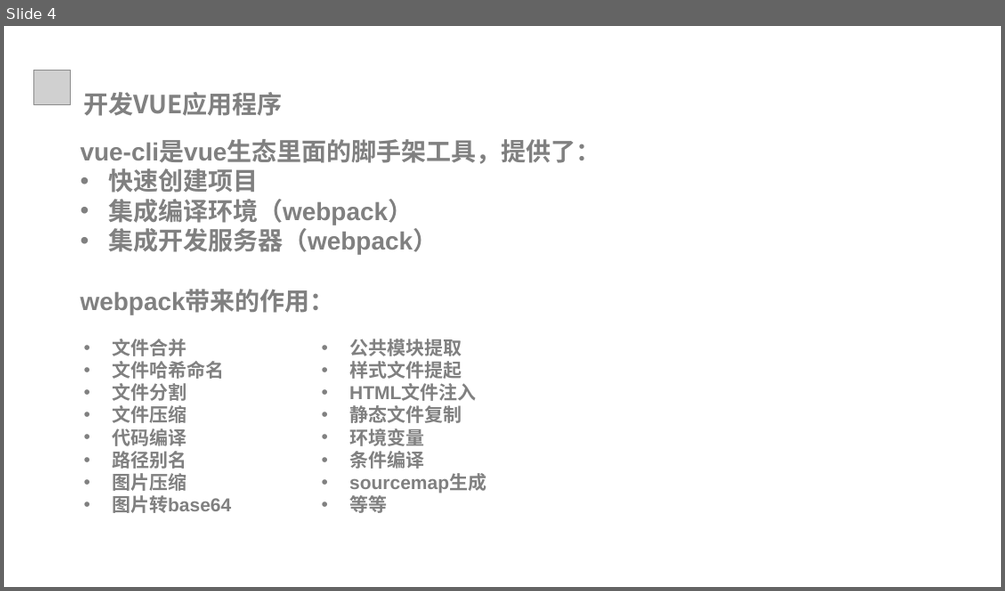
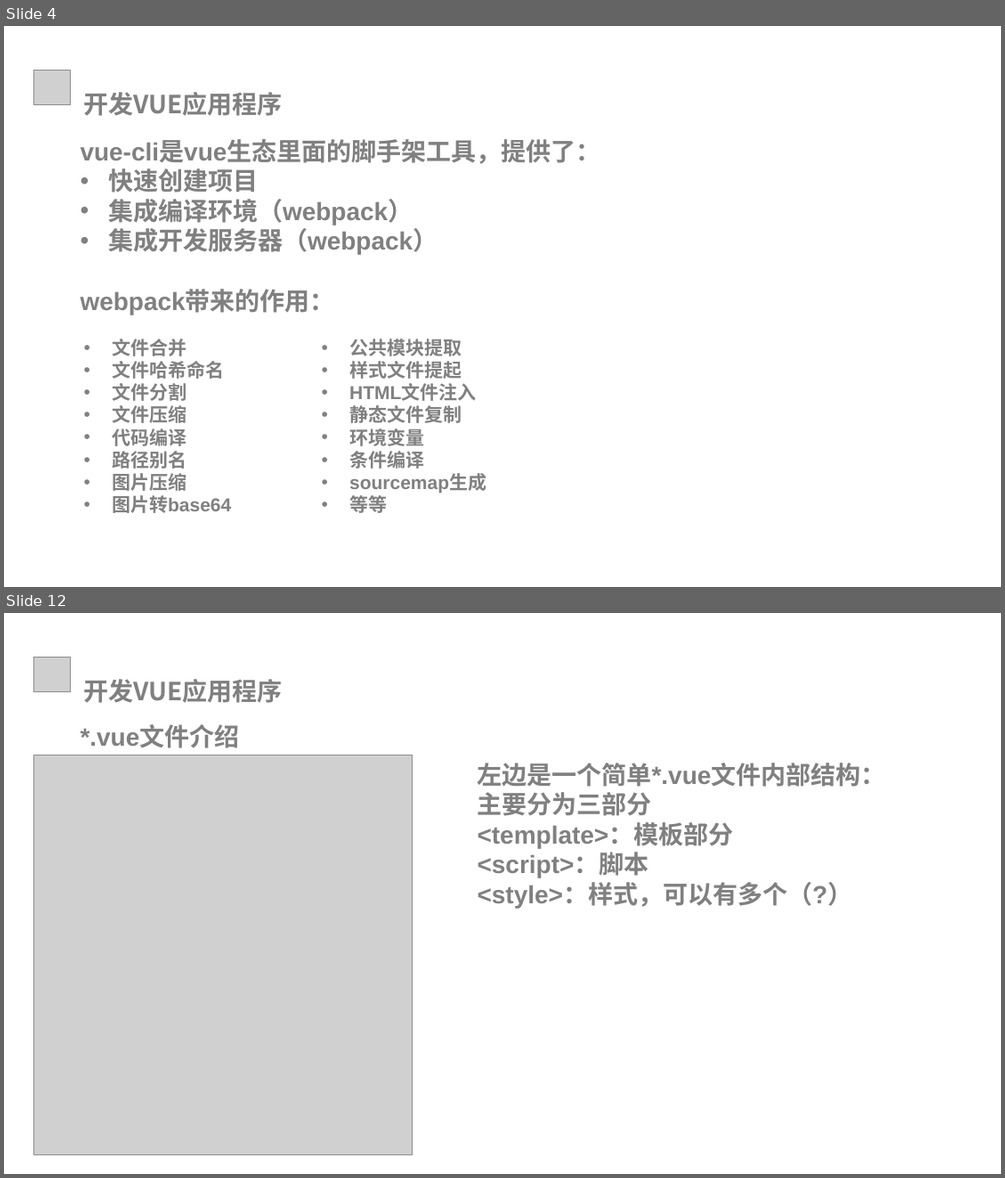
Before and after one commit to xiaozs/ppt, a slide deck: 3.开发VUE应用程序.pptx. Shown one above the other, each under a label of ours: slide 4 before the commit, slides 4 and 12 after it; the slides between them are not shown. The pictures are 1005x591 and 1005x1178 pixels, drawn with LibreOffice and Linux fonts; fonts in the diff are those of the drawing; grey boxes stand for pictures; background and template pictures are left out. Boxes give left, top, right and bottom in pixels: in the first picture for what was removed or moved away, otherwise in the second. Text is boxed around its words. In the diff, an @@ line names an element or a change of style, - is before the commit and + after.

```diff
--- a/3.开发VUE应用程序.pptx
+++ b/3.开发VUE应用程序.pptx
@@ slide 12 added at (4,613,1001,1174), background #FFFFFF @@
@@ picture added at (34,657,71,692) @@
@@ text added at (84,679,283,703), 24 pt, text #808080, bold @@
+开发VUE应用程序
@@ text added at (81,727,240,748), 24 pt, text #808080, bold @@
+*.vue文件介绍
@@ picture added at (34,755,413,1154) @@
@@ text added at (477,763,886,908), 24 pt, text #808080, bold @@
+左边是一个简单*.vue文件内部结构：
+主要分为三部分
+<template>：模板部分
+<script>：脚本
+<style>：样式，可以有多个（?）
```
Also in this commit, not shown: 3 slides changed, 15 other slides added, 37 other files.
